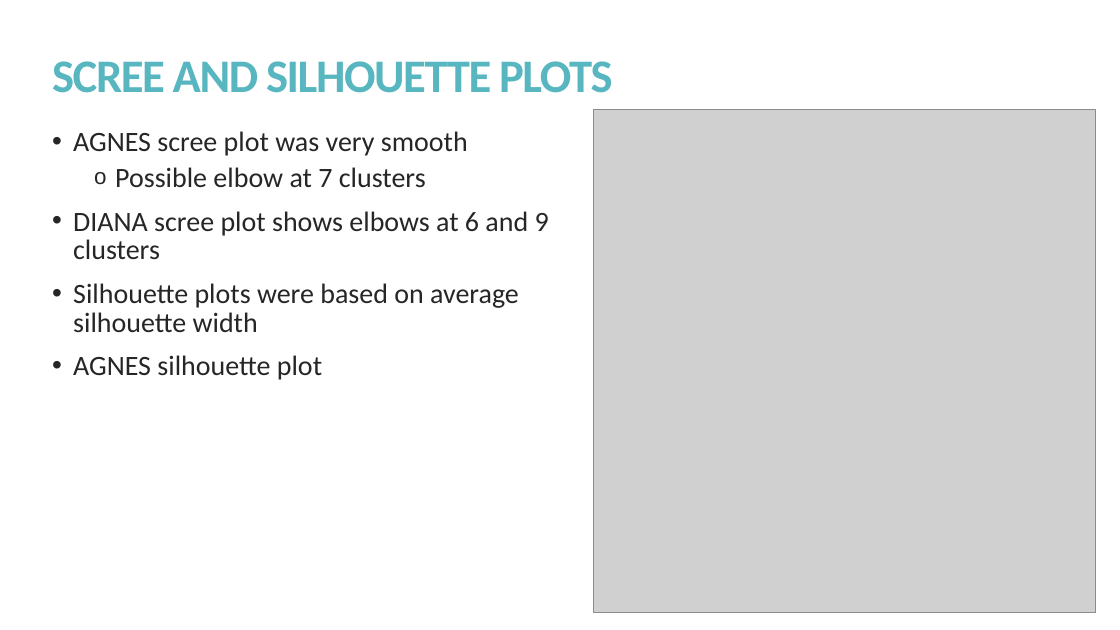
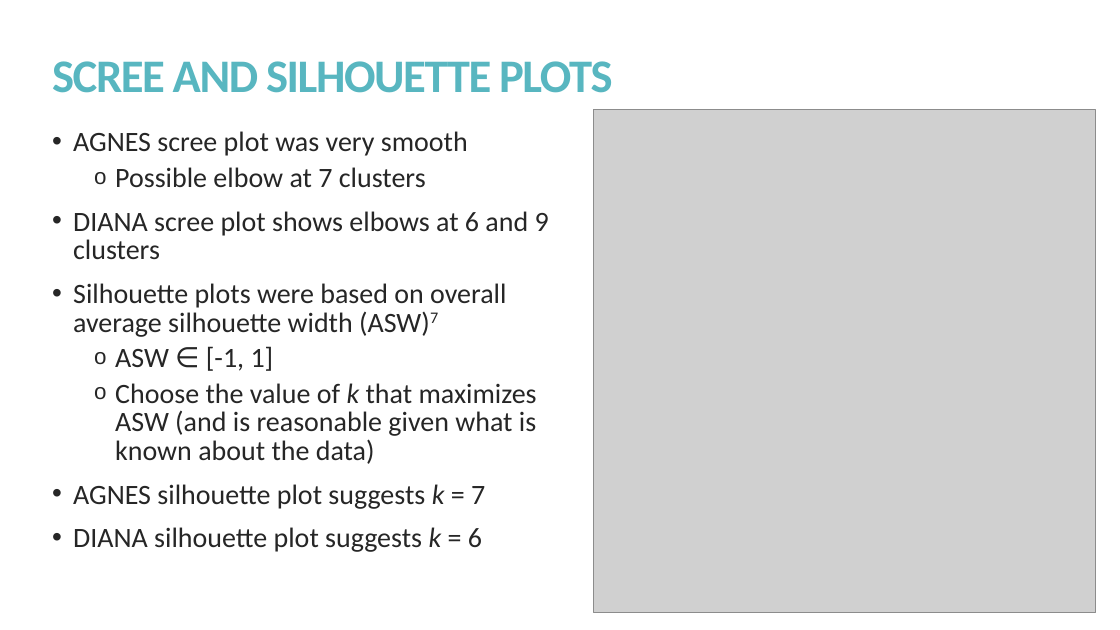
Before and after one commit to kmprioliPROF/CSC_8515_Final_Project, a slide deck: slide 9 of presentation/Prioli_presentation.pptx (slide 11 before the commit). Drawn at 1120x630 pixels with LibreOffice and Linux fonts; fonts in the diff are those of the drawing; grey boxes stand for pictures. Boxes give left, top, right and bottom in pixels: in the first picture for what was removed or moved away, otherwise in the second. Text is boxed around its words. In the diff, an @@ line names an element or a change of style, - is before the commit and + after.

```diff
--- a/presentation/Prioli_presentation.pptx
+++ b/presentation/Prioli_presentation.pptx
@@ text at <box>73,283,537,552</box>: text changed @@
-• Silhouette plots were based on average silhouette width
-• AGNES silhouette plot
+• Silhouette plots were based on overall average silhouette width (ASW)7
+  o ASW ∈ [-1, 1]
+  o Choose the value of k that maximizes ASW (and is reasonable given what is known about the data)
+• AGNES silhouette plot suggests k = 7
+• DIANA silhouette plot suggests k = 6
```
Also in this commit, not shown: 6 other slides changed, 3 slides added, 1 slide removed, 2 other files.
